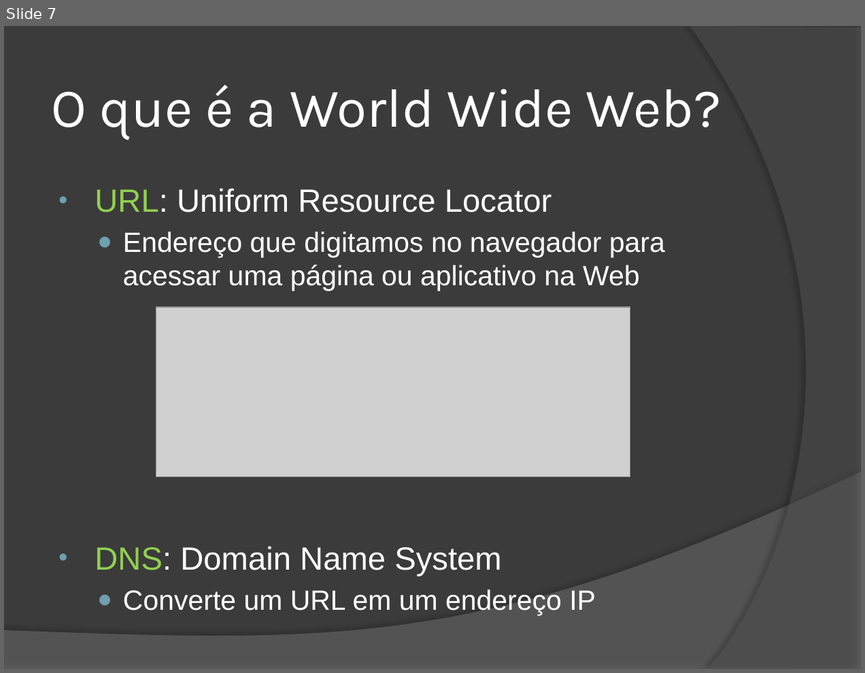
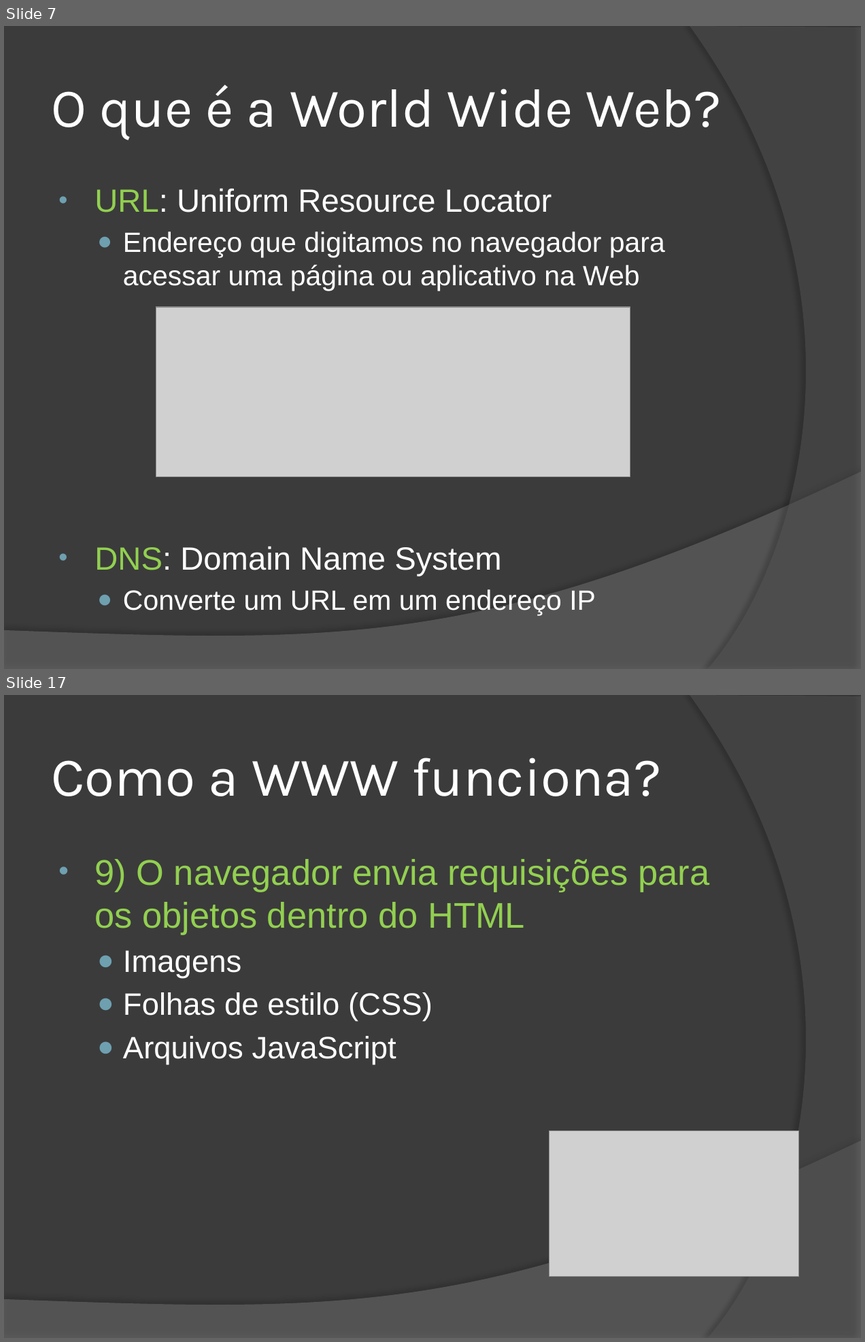
Before and after one commit to wind39/wind39.github.io, a slide deck: curso/modulo4capitulo1.pptx. Shown one above the other, each under a label of ours: slide 7 before the commit, slides 7 and 17 after it; the slides between them are not shown. The pictures are 865x673 and 865x1342 pixels, drawn with LibreOffice and Linux fonts; fonts in the diff are those of the drawing; grey boxes stand for pictures. Boxes give left, top, right and bottom in pixels: in the first picture for what was removed or moved away, otherwise in the second. Text is boxed around its words. In the diff, an @@ line names an element or a change of style, - is before the commit and + after.

Commit message:
Alteracoes para proxima aula

```diff
--- a/curso/modulo4capitulo1.pptx
+++ b/curso/modulo4capitulo1.pptx
@@ slide 17 added at (x1=4, y1=695, x2=861, y2=1338), background #3B3B3B; not listed: 2 template elements that a slide beside it also shows @@
@@ title added at (x1=51, y1=758, x2=661, y2=796), 46 pt, text #FFFFFF @@
+Como a WWW funciona?
@@ text added at (x1=94, y1=859, x2=709, y2=1064), 30 pt, text #92D050 @@
+• 9) O navegador envia requisições para os objetos dentro do HTML
+  ● Imagens
+  ● Folhas de estilo (CSS)
+  ● Arquivos JavaScript
@@ picture added at (x1=549, y1=1130, x2=798, y2=1276) @@
```
Also in this commit, not shown: 2 slides changed, 10 other slides added, 19 other files.
